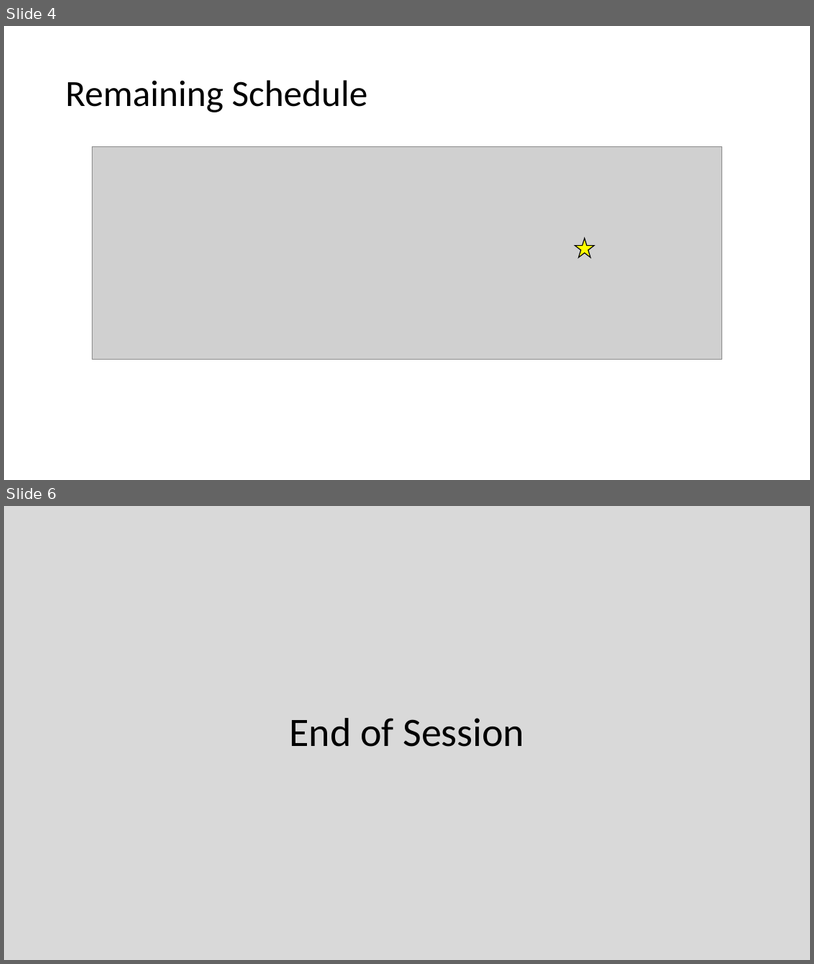
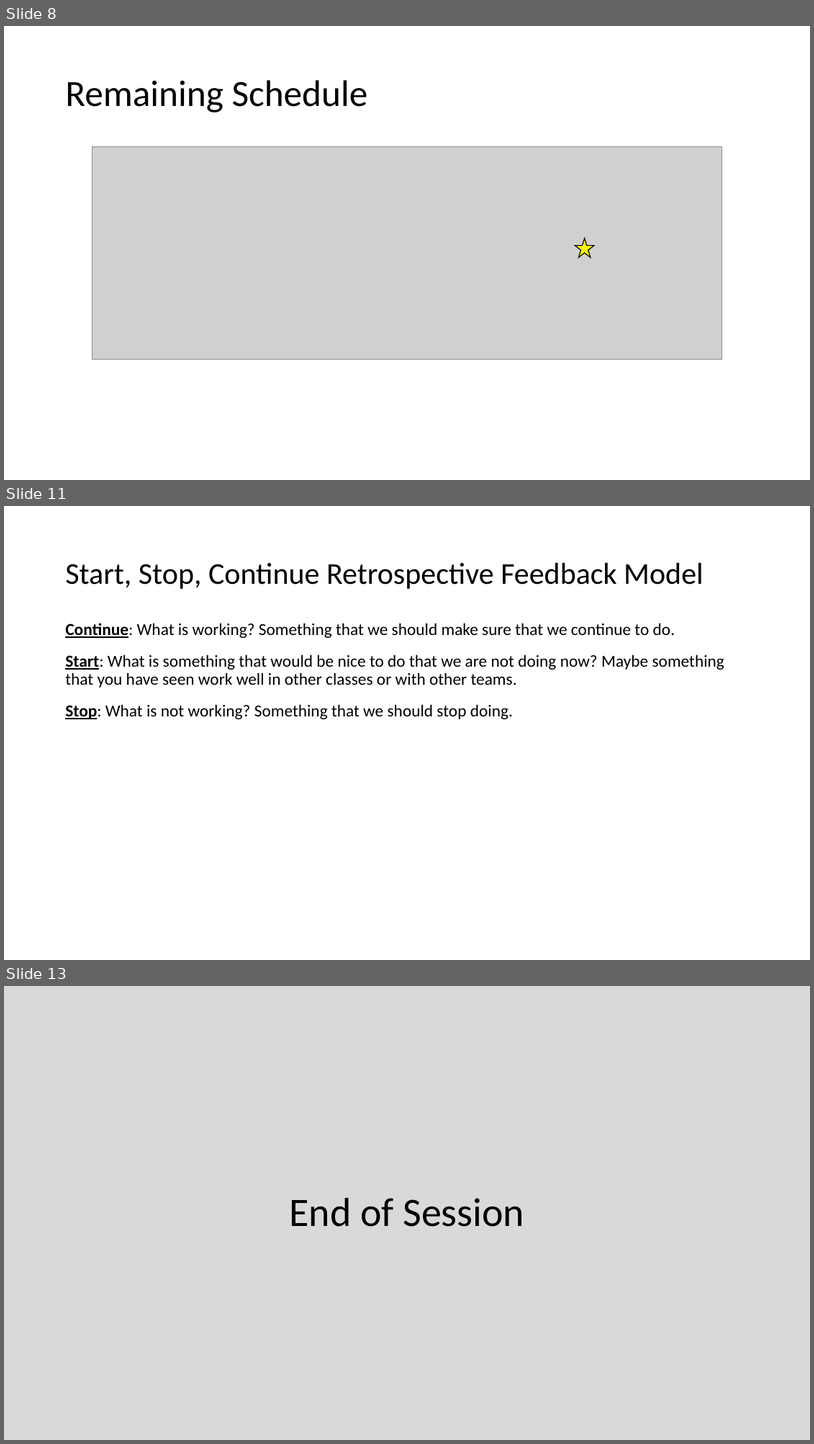
Before and after one commit to EricJPogue/CPSC-24500, a slide deck: lecture-slides/2019-10-21-oop.pptx. Shown one above the other, each under a label of ours: slides 4 and 6 before the commit, slides 8, 11 and 13 after it; the slides between them are not shown. The pictures are 814x964 and 814x1444 pixels, drawn with LibreOffice and Linux fonts; fonts in the diff are those of the drawing; grey boxes stand for pictures. Boxes give left, top, right and bottom in pixels: in the first picture for what was removed or moved away, otherwise in the second. Text is boxed around its words. In the diff, an @@ line names an element or a change of style, - is before the commit and + after.

```diff
--- a/lecture-slides/2019-10-21-oop.pptx
+++ b/lecture-slides/2019-10-21-oop.pptx
@@ slide 11 added at <box>4,506,810,960</box>, background #FFFFFF @@
@@ title added at <box>65,563,704,589</box>, 36 pt, text #000000 @@
+Start, Stop, Continue Retrospective Feedback Model
@@ text added at <box>65,623,725,719</box>, 20 pt, text #000000 @@
+Continue: What is working? Something that we should make sure that we continue to do.
+Start: What is something that would be nice to do that we are not doing now? Maybe something that you have seen work well in other classes or with other teams.
+Stop: What is not working? Something that we should stop doing.
@@ what was slide 4 is now slide 8 @@
@@ what was slide 6 is now slide 13 @@
```
Also in this commit, not shown: 3 slides changed, 6 other slides added.
